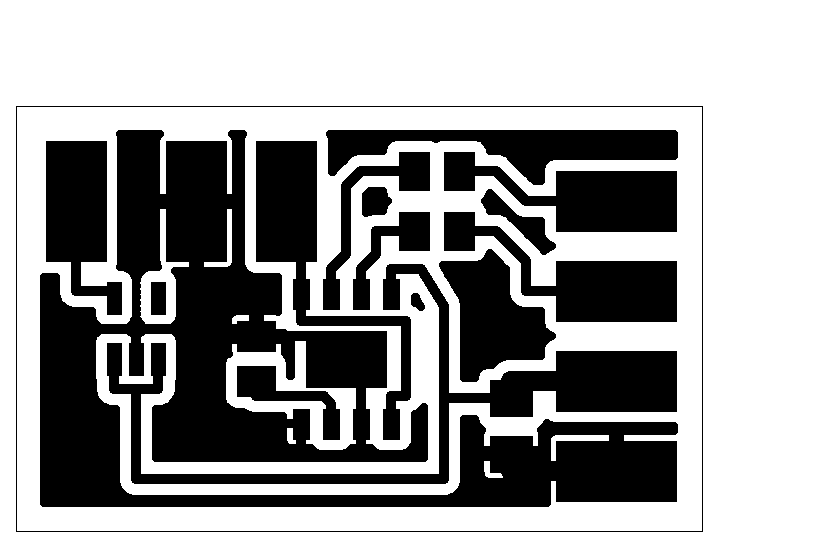
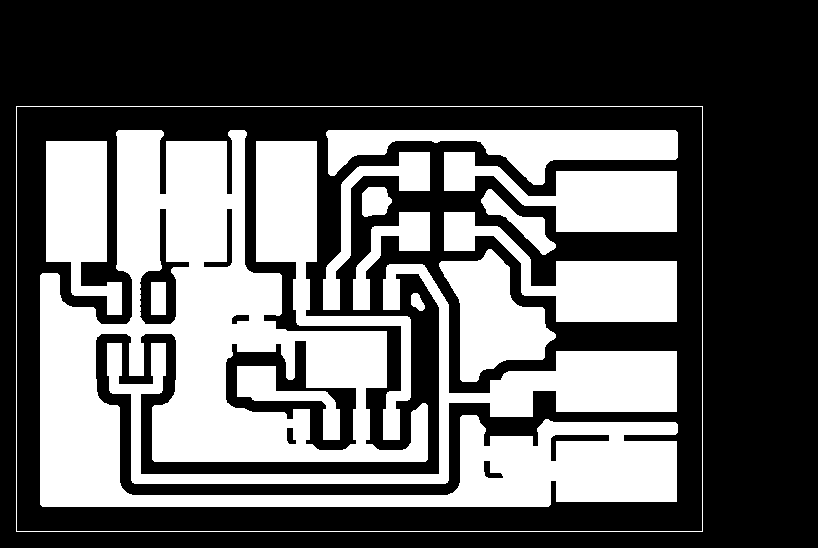
Layer changes from the first (818, 548) image to the second:
added layer "레이어 2" above "배경" over [0, 0, 818, 548]
